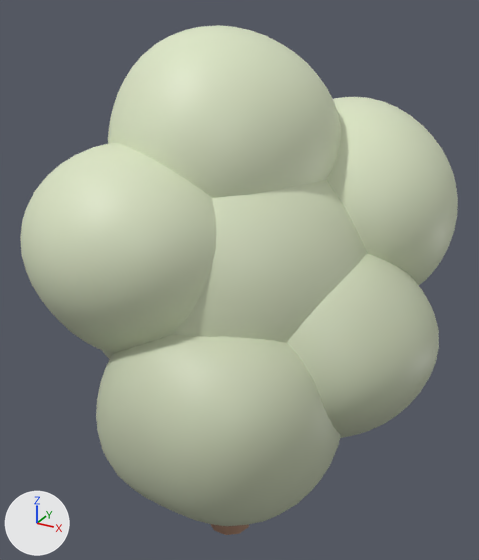
What one commit did to the glTF model ios/Targets/ExploreKit/Resources/Models/tree_b.glb.
Rendered twice from a 50 mm camera at (4.36, -7.59, 8.29) aimed at (0.01, 0.32, 4.33). The lights are fixed; the arrows at lower left show +X, +Y and +Z. The older version comes first.

Names of what the first picture shows: 'crown' and 1 more.
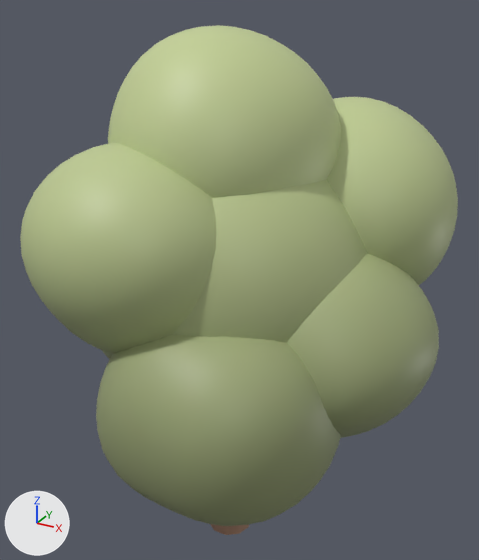
Edits to the scene script, one JSON object a line:
```json
{"block": "me_geometry_1", "where": "me_geometry_1.from_pydata(...)  # 5136 vertices, 10240 faces; spans x -2.89..2.98, y -2.76..3.03, z 1.86..7.87"}
{"block": "me_geometry_1", "where": "# used by ob_crown; location = (0.0, 0.0, 0.0)"}
{"block": "me_geometry_1", "change": "me_geometry_1 part 1: 7177 faces centred in x -2.89..2.95, y -2.7..3.03, z 4.06..7.87 are repainted in the vertex colours; the middle colour goes from pale green #d3dcbc to green #adb884"}
{"block": "me_geometry_1", "change": "me_geometry_1 part 2: 3063 faces centred in x -2.6..2.98, y -2.75..2.73, z 1.87..4.08 are repainted in the vertex colours; the middle colour goes from light grey #c2caae to green #8f996d"}
```

Pixel boxes [x1, y1, x2, y2] of what changed, in the pictures (479 x 560 px):
```json
{"part": 1, "of": "me_geometry_1", "change": "recoloured", "before": [20, 25, 458, 420], "after": [20, 25, 458, 420], "on screen": "pale green to green"}
{"part": 2, "of": "me_geometry_1", "change": "recoloured", "before": [96, 338, 439, 526], "after": [96, 338, 439, 526], "on screen": "light grey to green"}
```
